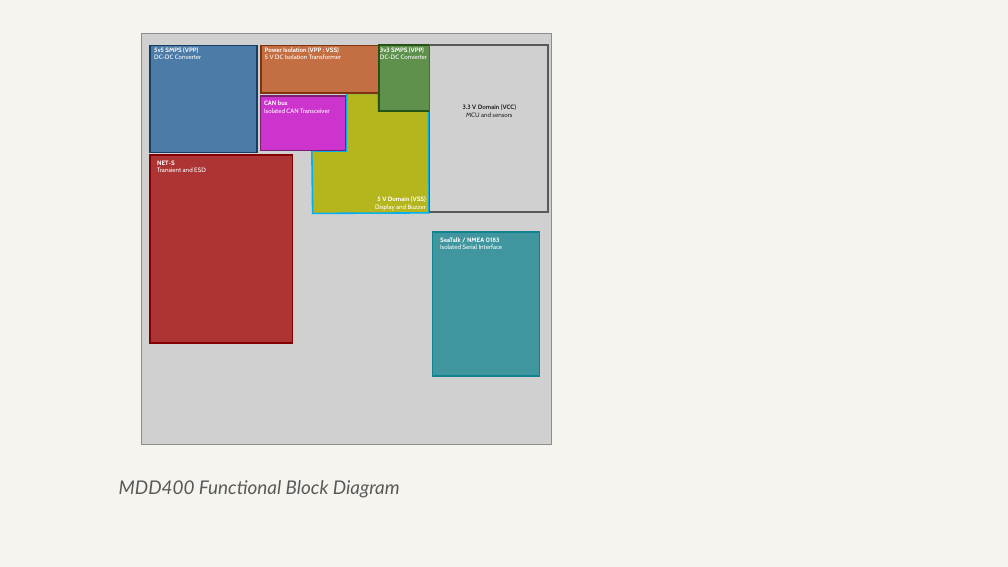
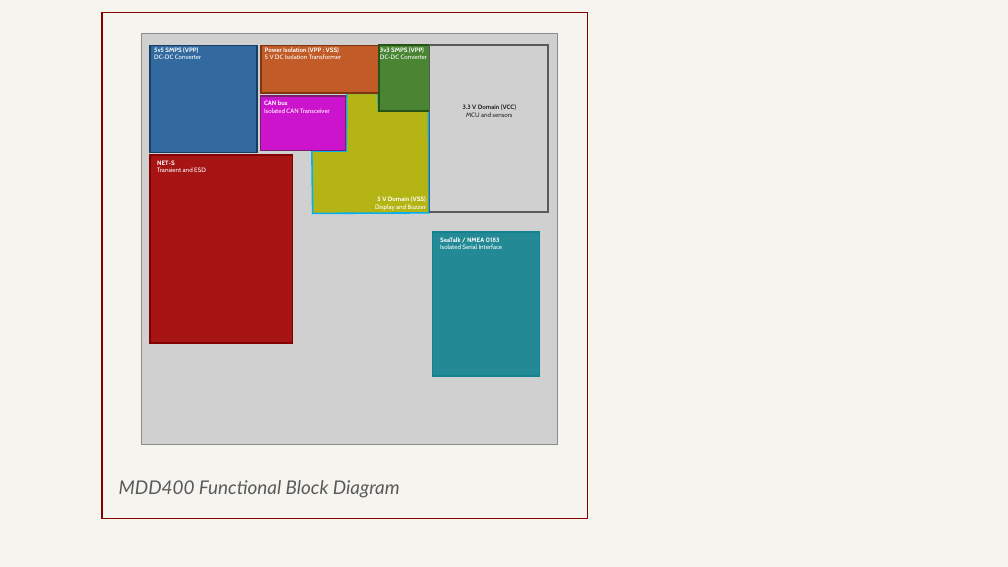
Before and after one commit to SCADYS-IO/docs.scadys.io, a slide deck: slide 2 of .assets/diagrams.pptx. Drawn at 1008x567 pixels with LibreOffice and Linux fonts; fonts in the diff are those of the drawing; grey boxes stand for pictures. Boxes give left, top, right and bottom in pixels: in the first picture for what was removed or moved away, otherwise in the second. Text is boxed around its words. In the diff, an @@ line names an element or a change of style, - is before the commit and + after.

```diff
--- a/.assets/diagrams.pptx
+++ b/.assets/diagrams.pptx
@@ rectangle added at (102, 13, 588, 519), fill #F5F4EF, outline #840000 1.5 pt @@
@@ picture: place and size @@
-picture at (141, 33, 552, 444)
+picture at (141, 33, 557, 444)
@@ rectangle at (150, 45, 257, 153): fill #215F9A at 75% opacity to #215F9A at 90% opacity @@
@@ rectangle at (261, 45, 379, 93): fill #C04F15 at 75% opacity to #C04F15 at 90% opacity @@
@@ rectangle at (379, 45, 430, 111): fill #3B7D23 at 75% opacity to #3B7D23 at 90% opacity @@
@@ rectangle at (430, 45, 547, 212): fill #D1D1D1 at 76% opacity to #D1D1D1 at 90% opacity @@
@@ rectangle at (260, 96, 346, 150): fill #CC00CC at 75% opacity to #CC00CC at 90% opacity @@
@@ freeform shape at (312, 93, 429, 213): fill #B1B100 at 85% opacity to #B1B100 at 90% opacity @@
@@ rectangle at (150, 155, 293, 343): fill #A20000 at 75% opacity to #A20000 at 90% opacity @@
@@ rectangle at (433, 232, 540, 376): fill #11838F at 75% opacity to #11838F at 90% opacity @@
```
Also in this commit, not shown: 3 other slides changed, 16 other files.
